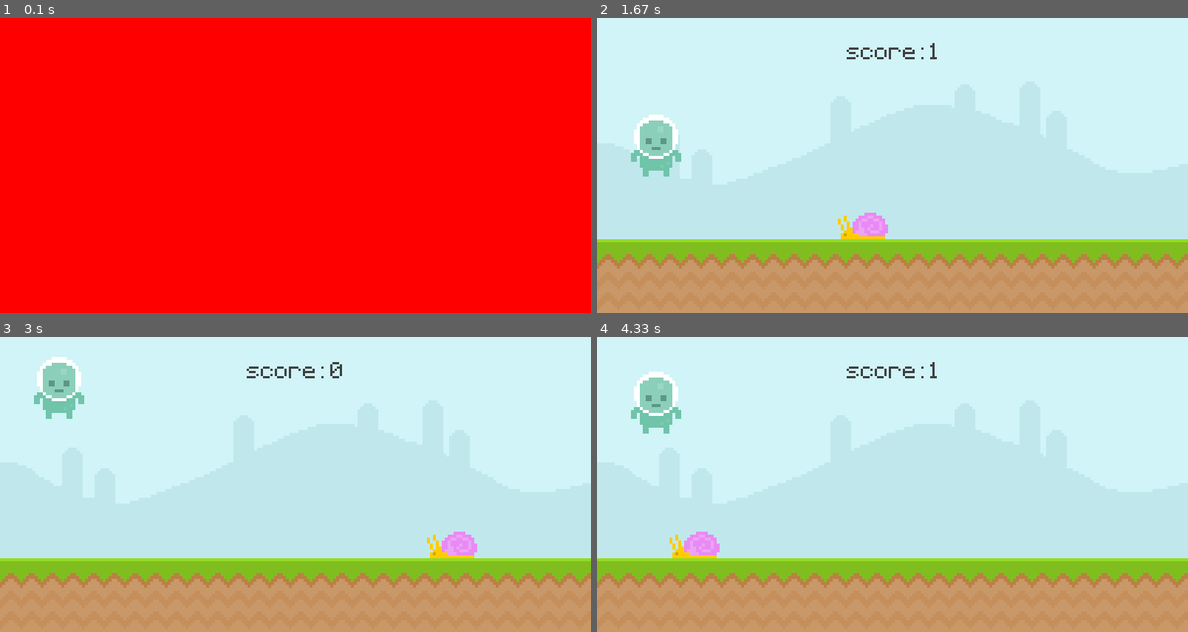
Above: before the commit, frames 1-4 (two rows, left to right).
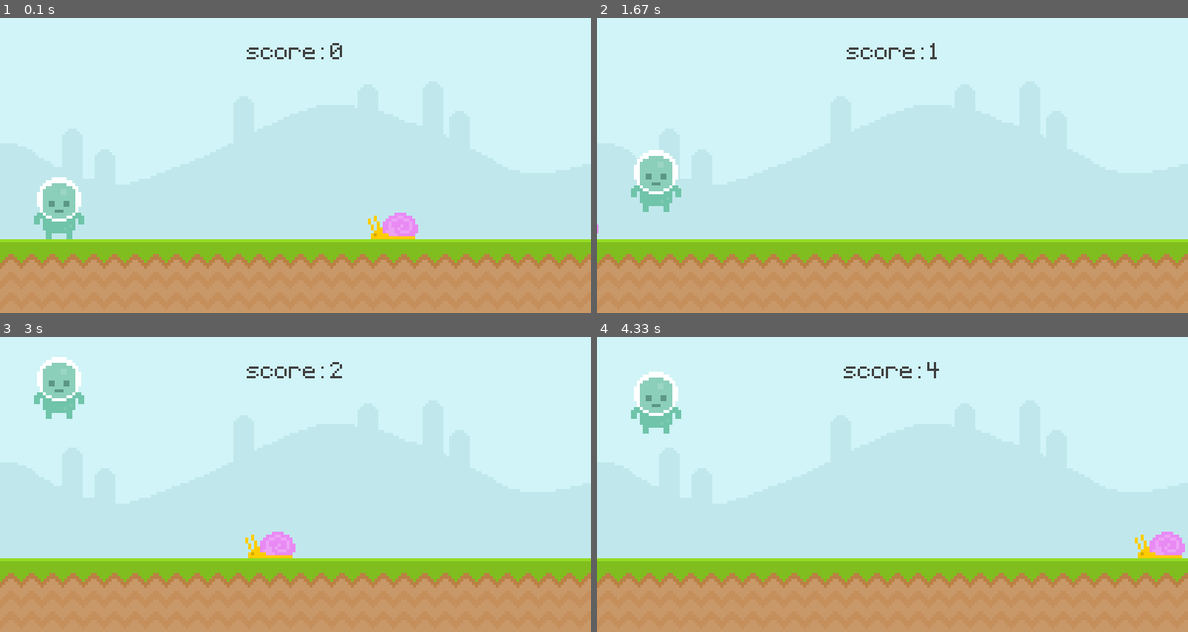
Above: after the commit, the same moments.

Repository: Nathan-Holmquist/PyGame
Game: pygame game, started from game.py
Same seed, same stepped clock (60 frames per second), same inputs: the game is played once before the commit and once after it.
Inputs:
- Up to frame 1 (0.1 s): no input
- Up to frame 2 (1.67 s): tap Space at 0.33, 0.73, 1.03, 1.23, 1.57 s
- Up to frame 3 (3 s): tap Space at 1.87, 2.07, 2.37, 2.63 s
- Up to frame 4 (4.33 s): tap Space at 3.4, 3.8, 4.1 s

The runs differ from the first frame. In frame 1, 100% of the frame differs, in the area x 0-100%, y 0-100%; in frame 2, 2.7%; in frame 3, 1.2%; in frame 4, 1.4%.

Commit message:
today's changes

Diff:
--- a/game.py
+++ b/game.py
@@ -1,6 +1,8 @@
 import pygame
 from sys import exit
 
+score = 0
+deaths = 0
 
 def displayScore():
     timeMili = pygame.time.get_ticks() - start_time
@@ -11,12 +13,14 @@
 
 
 
+
+score_total = 0
 pygame.init()
 screen = pygame.display.set_mode((800,400))
 screen.fill("blue")
 clock = pygame.time.Clock()
 test_font = pygame.font.Font('font\\Pixeltype.ttf',50)
-gameOver = True
+gameOver = False
 start_time = 0
 ground = pygame.image.load("graphics\\ground.png").convert()
 backGround = pygame.image.load("graphics\\sky.png").convert()
@@ -41,8 +45,8 @@
 
 # Intro Screen
 player_stand = pygame.image.load('graphics\Player\player_stand.png').convert_alpha()
+player_stand = pygame.transform.scale2x(player_stand)
 player_stand_hitbox = player_stand.get_rect(center = (400,200))
-
 
 
 
@@ -63,6 +67,8 @@
                 start_time = pygame.time.get_ticks()
 
     if not gameOver:
+
+        print(score)
         screen.blit(backGround, (0,0))
         screen.blit(ground, (0,300))
         # text_surface = test_font.render('Score: '+ str(displayScore()), False, 'Green')
@@ -70,6 +76,7 @@
         # screen.blit(text_surface, score_hitbox)
 
         displayScore()
+
 
         snail_hitbox.left -= 6
         if snail_hitbox.right < 0 : snail_hitbox.left = 800
@@ -85,7 +92,30 @@
             gameOver = True
 
     else:
+        start_time = pygame.time.get_ticks()
         screen.fill(('red'))
+        screen.blit(player_stand,player_stand_hitbox)
+        deaths += 1
+        game_over_text = test_font.render("Game    Over", False, (64,64,64))
+        game_over_text = pygame.transform.scale2x(game_over_text)
+        game_over_rect = game_over_text.get_rect(center = (400,50))
+
+        play_again_text = test_font.render("Press space bar to play again!", False, (64,64,64))
+        play_again_rect = play_again_text.get_rect(center = (400,350))
+
+        score_text = test_font.render("Score", False, (64,64,64))
+        score_text = pygame.transform.scale2x(score_text)
+        score_rect = score_text.get_rect(center = (150,150))
+
+        numScore_text = test_font.render(str(score_total),False, (64,64,64))
+        numScore_text = pygame.transform.scale2x(numScore_text)
+        numScore_rect = numScore_text.get_rect(center = (150,225))
+
+        screen.blit(play_again_text, play_again_rect)
+        screen.blit(game_over_text,game_over_rect)
+        screen.blit(score_text, score_rect)
+        screen.blit(numScore_text, numScore_rect)
+
 
 
 
